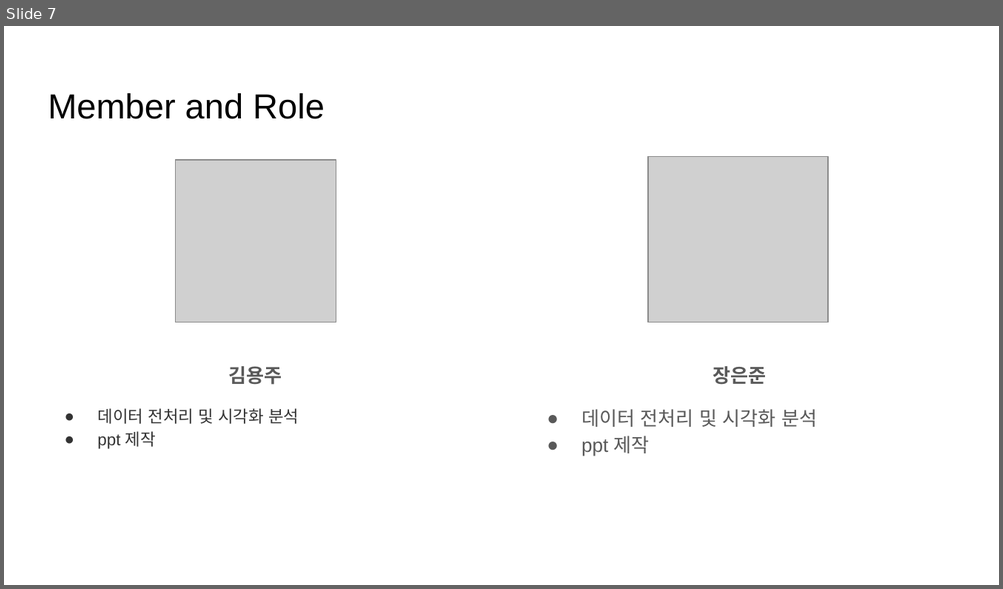
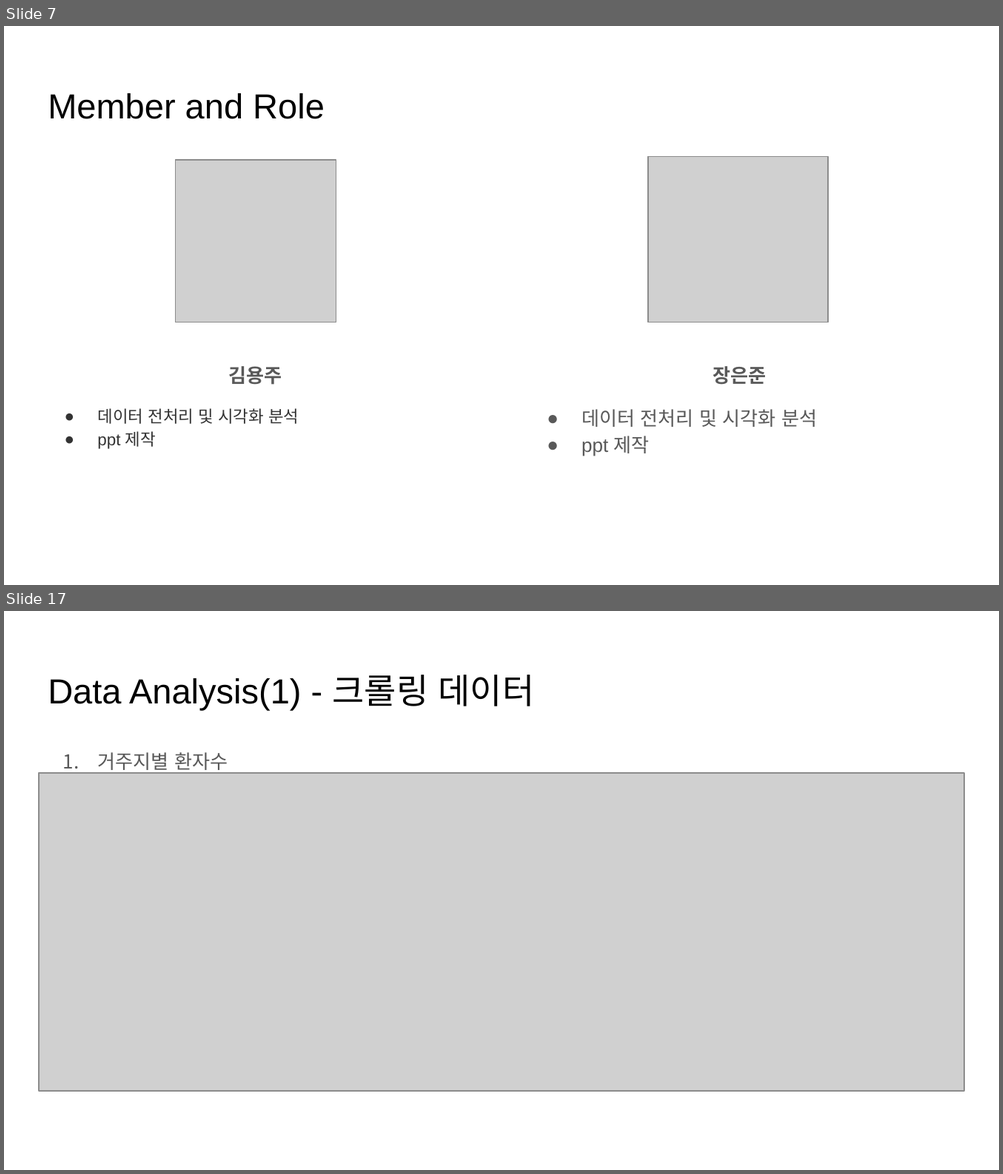
Before and after one commit to kurt7191/covid19, a slide deck: docs/COVID19 데이터 분석 (1).pptx. Shown one above the other, each under a label of ours: slide 7 before the commit, slides 7 and 17 after it; the slides between them are not shown. The pictures are 1003x589 and 1003x1174 pixels, drawn with LibreOffice and Linux fonts; fonts in the diff are those of the drawing; grey boxes stand for pictures. Boxes give left, top, right and bottom in pixels: in the first picture for what was removed or moved away, otherwise in the second. Text is boxed around its words. In the diff, an @@ line names an element or a change of style, - is before the commit and + after.

```diff
--- a/docs/COVID19 데이터 분석 (1).pptx
+++ b/docs/COVID19 데이터 분석 (1).pptx
@@ slide 17 added at [4, 611, 999, 1170], background #FFFFFF @@
@@ title added at [48, 675, 535, 710], 25.2 pt, text #000000 @@
+Data Analysis(1) - 크롤링 데이터
@@ text added at [97, 752, 227, 774], 14 pt, text #595959 @@
+1. 거주지별 환자수
@@ picture added at [39, 773, 964, 1091] @@
```
Also in this commit, not shown: 16 other slides added, 1 slide removed, 23 other files.
